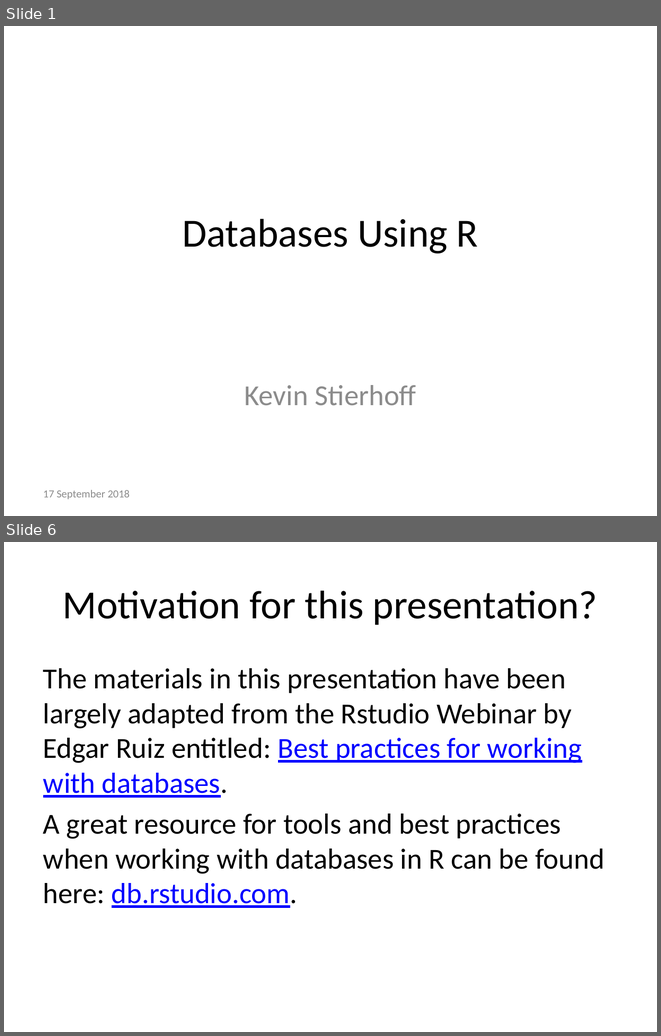
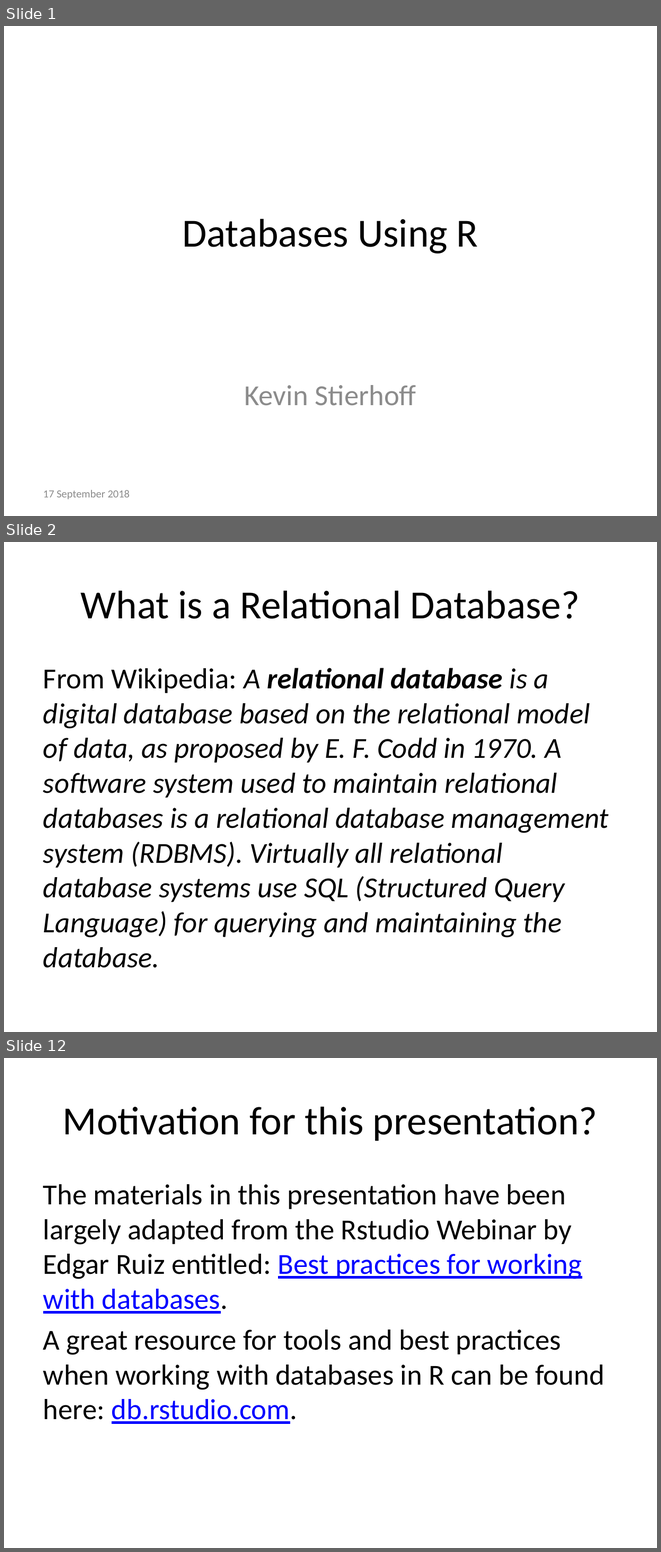
Before and after one commit to kstierhoff/rDatabase, a slide deck: Doc/databases-and-R_Presentation.pptx. Shown one above the other, each under a label of ours: slides 1 and 6 before the commit, slides 1, 2 and 12 after it; the slides between them are not shown. The pictures are 661x1036 and 661x1552 pixels, drawn with LibreOffice and Linux fonts; fonts in the diff are those of the drawing. Boxes give left, top, right and bottom in pixels: in the first picture for what was removed or moved away, otherwise in the second. Text is boxed around its words. In the diff, an @@ line names an element or a change of style, - is before the commit and + after.

```diff
--- a/Doc/databases-and-R_Presentation.pptx
+++ b/Doc/databases-and-R_Presentation.pptx
@@ slide 2 added at [4, 542, 657, 1032], background #FFFFFF @@
@@ title added at [81, 590, 580, 619], 44 pt, text #000000 @@
+What is a Relational Database?
@@ text added at [43, 668, 609, 968], 32 pt, text #000000, italic @@
+From Wikipedia: A relational database is a digital database based on the relational model of data, as proposed by E. F. Codd in 1970. A software system used to maintain relational databases is a relational database management system (RDBMS). Virtually all relational database systems use SQL (Structured Query Language) for querying and maintaining the database.
@@ what was slide 6 is now slide 12 @@
```
Also in this commit, not shown: 2 slides changed, 11 other slides added, 3 slides removed, 10 other files.
